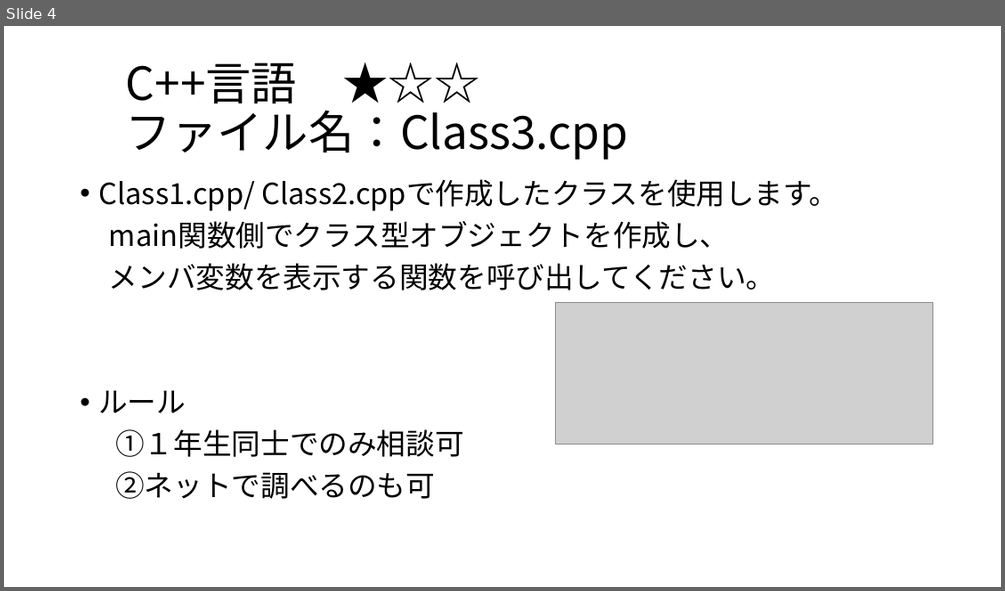
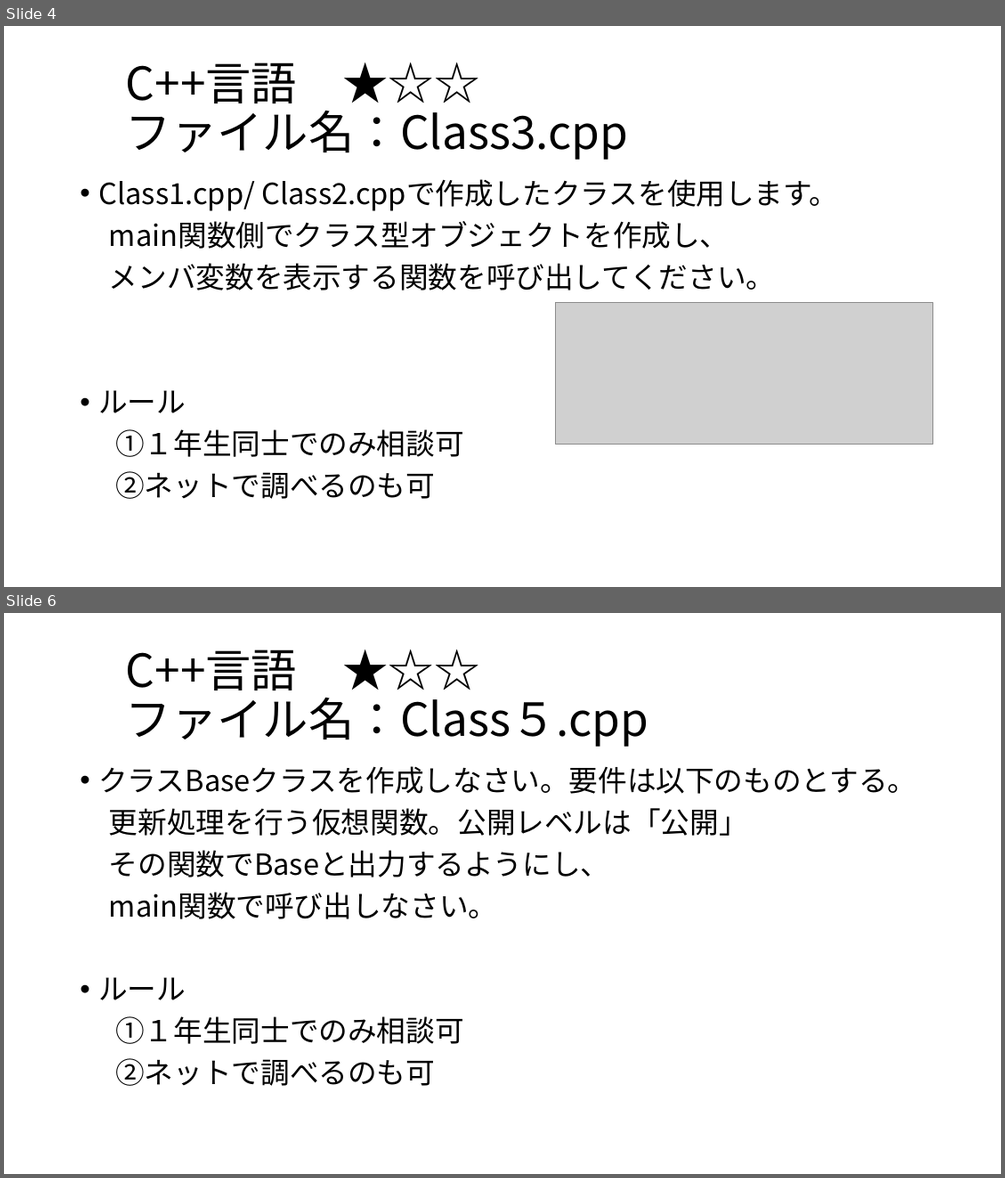
Before and after one commit to SallingProject/Subject, a slide deck: Master/No2.pptx. Shown one above the other, each under a label of ours: slide 4 before the commit, slides 4 and 6 after it; the slides between them are not shown. The pictures are 1005x591 and 1005x1178 pixels, drawn with LibreOffice and Linux fonts; fonts in the diff are those of the drawing; grey boxes stand for pictures. Boxes give left, top, right and bottom in pixels: in the first picture for what was removed or moved away, otherwise in the second. Text is boxed around its words. In the diff, an @@ line names an element or a change of style, - is before the commit and + after.

```diff
--- a/Master/No2.pptx
+++ b/Master/No2.pptx
@@ slide 6 added at (x1=4, y1=613, x2=1001, y2=1174), background #FFFFFF @@
@@ title added at (x1=126, y1=649, x2=649, y2=747), 44 pt, text #000000 @@
+C++言語 ★☆☆
+ファイル名：Class５.cpp
@@ text added at (x1=98, y1=766, x2=916, y2=1086), 28 pt, text #000000 @@
+• クラスBaseクラスを作成しなさい。要件は以下のものとする。
+更新処理を行う仮想関数。公開レベルは「公開」
+その関数でBaseと出力するようにし、
+main関数で呼び出しなさい。
+• ルール
+①１年生同士でのみ相談可
+②ネットで調べるのも可
```
Also in this commit, not shown: 6 other slides added, 1 slide removed.
